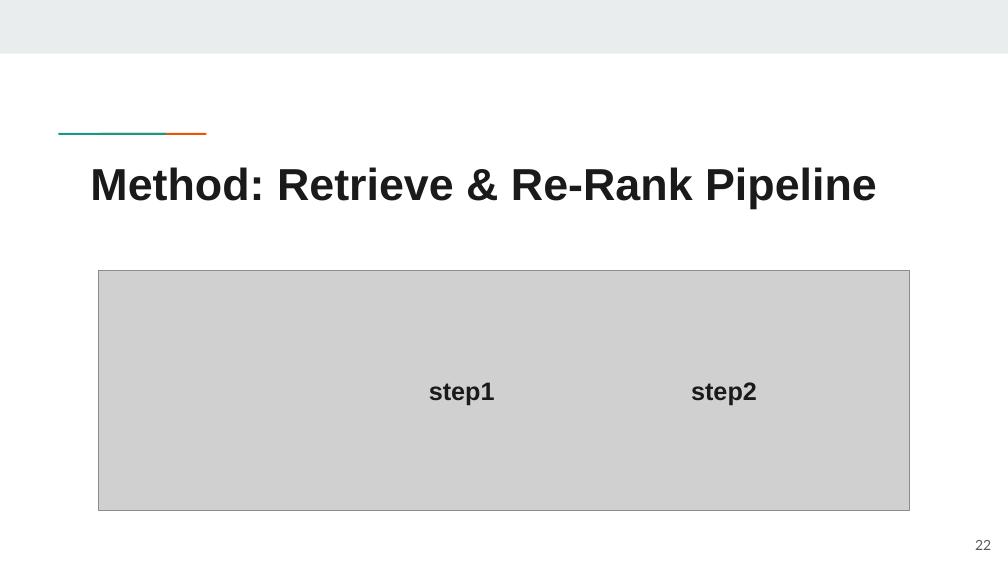
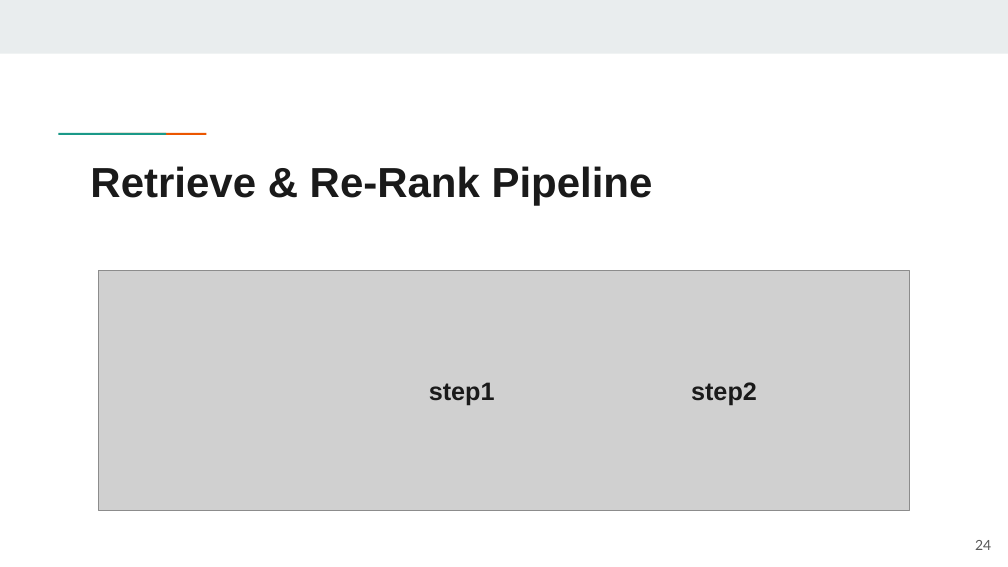
Before and after one commit to jackyh1999/NTUST, a slide deck: slide 24 of IR資訊檢索_第9組_FinalProject.pptx (slide 22 before the commit). Drawn at 1008x567 pixels with LibreOffice and Linux fonts; fonts in the diff are those of the drawing; grey boxes stand for pictures. Boxes give left, top, right and bottom in pixels: in the first picture for what was removed or moved away, otherwise in the second. Text is boxed around its words. In the diff, an @@ line names an element or a change of style, - is before the commit and + after.

```diff
--- a/IR資訊檢索_第9組_FinalProject.pptx
+++ b/IR資訊檢索_第9組_FinalProject.pptx
@@ title at (90,166,653,205): text changed; size 32 to 30 pt @@
-Method: Retrieve & Re-Rank Pipeline
+Retrieve & Re-Rank Pipeline
@@ page number at (975,540,991,550): text changed @@
-22
+24
```
Also in this commit, not shown: 17 other slides changed, 1 slide added, 1 slide removed.
